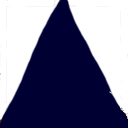
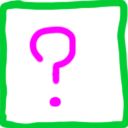
The second (128, 128) image is a revision of the first. Changes to its layers:
added layer "item" above "Layer 6" over [0, 0, 128, 128]
hid "Layer 4" over [0, 0, 128, 128]
